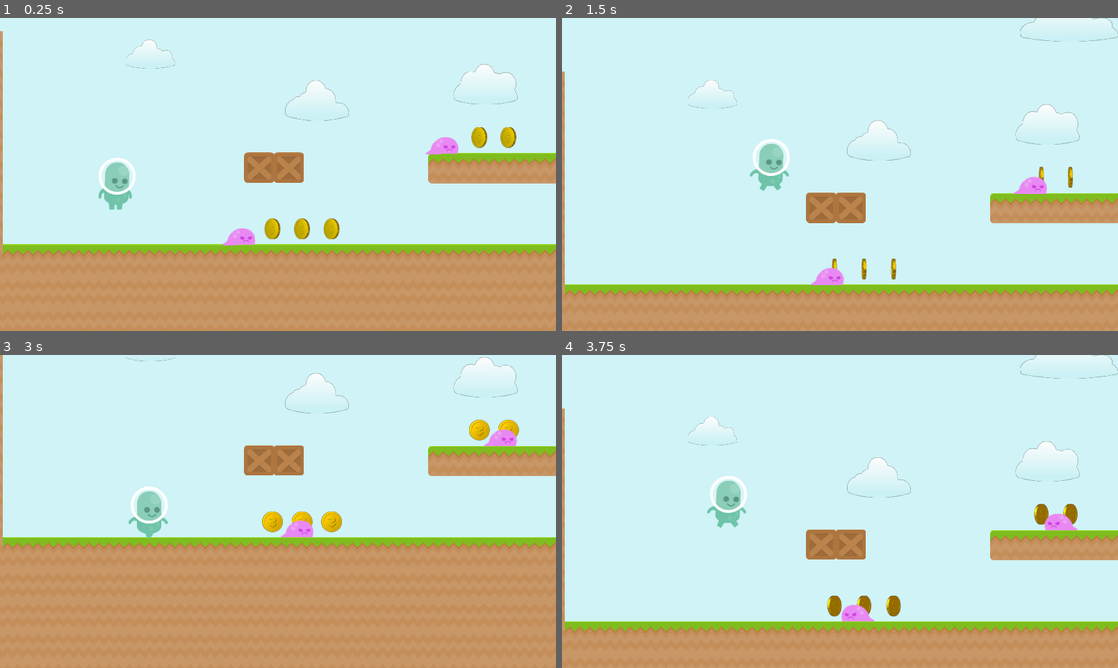
Above: before the commit, frames 1-4 (two rows, left to right).
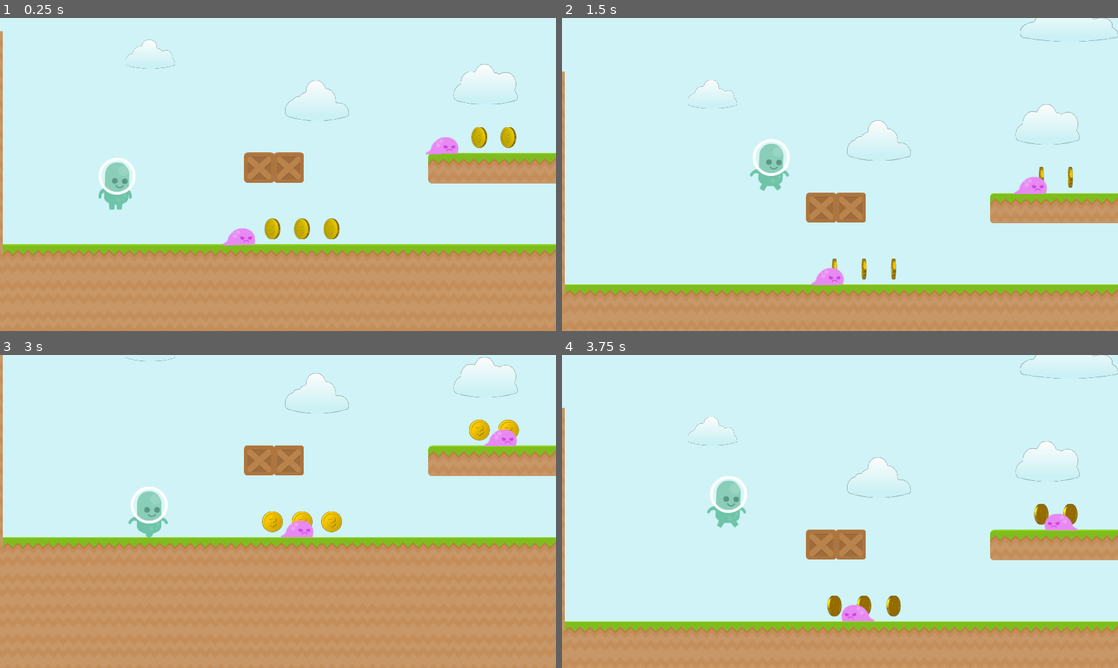
Above: after the commit, the same moments.

Repository: modaslam/super-margo
Game: Godot game, scene res://scenes/game.tscn
Two runs of this game, one before a commit and one after it. Both use one fixed random seed, a clock stepped at 60 frames per second and the inputs below.
Inputs:
- Up to frame 1 (0.25 s): no input
- Up to frame 2 (1.5 s): hold Right (move_right) from 0.53 s (still down); tap Space (jump) at 0.77 s
- Up to frame 3 (3 s): tap Space (jump) at 1.52 s; release Right (move_right) at 2.03 s; hold Left (move_left) 2.03-2.78 s; hold Right (move_right) from 2.78 s (still down)
- Up to frame 4 (3.75 s): keep holding Right (move_right); tap Space (jump) at 3.02 s

Frame 1 is identical in both runs. In frame 2, less than 0.1% of the frame differs, in the area x 44-88%, y 56-86%; in frame 3, less than 0.1%; in frame 4, less than 0.1%, in the area x 0-100%, y 16-56%.

Commit message:
Added moving platform

Diff:
--- a/scenes/game.tscn
+++ b/scenes/game.tscn
@@ -16,6 +16,7 @@
 [ext_resource path="res://scenes/slug.tscn" type="PackedScene" id=14]
 [ext_resource path="res://scripts/game.gd" type="Script" id=15]
 [ext_resource path="res://scenes/dest_block.tscn" type="PackedScene" id=16]
+[ext_resource path="res://scenes/platform.tscn" type="PackedScene" id=17]
 
 [sub_resource type="SpriteFrames" id=1]
 animations = [ {
@@ -49,12 +50,13 @@
 position = Vector2( 265.955, 317.641 )
 z_index = 1
 collision_mask = 2
+collision/safe_margin = 0.01
 script = ExtResource( 8 )
 
 [node name="AnimatedSprite" type="AnimatedSprite" parent="Character"]
 scale = Vector2( 1.3, 1.3 )
 frames = SubResource( 1 )
-frame = 1
+frame = 2
 playing = true
 
 [node name="Shape" type="CollisionShape2D" parent="Character"]
@@ -206,6 +208,10 @@
 
 [node name="DestBlock3" parent="Blocks" instance=ExtResource( 16 )]
 position = Vector2( 1715, 315 )
+
+[node name="Platforms" type="Node2D" parent="."]
+
+[node name="Platform" parent="Platforms" instance=ExtResource( 17 )]
 [connection signal="died" from="Character" to="." method="_on_Character_died"]
 [connection signal="body_entered" from="Character/Feet" to="Character" method="_on_Feet_body_entered"]
 [connection signal="body_entered" from="Character/Body" to="Character" method="_on_Body_body_entered"]
--- /dev/null
+++ b/scenes/platform.tscn
@@ -0,0 +1,37 @@
+[gd_scene load_steps=6 format=2]
+
+[ext_resource path="res://assets/tiles/grassCliffLeft.png" type="Texture" id=1]
+[ext_resource path="res://assets/tiles/grassCliffRight.png" type="Texture" id=2]
+[ext_resource path="res://assets/tiles/grassMid.png" type="Texture" id=3]
+[ext_resource path="res://scripts/plat_move.gd" type="Script" id=4]
+
+[sub_resource type="Curve2D" id=1]
+_data = {
+"points": PoolVector2Array( 0, 0, 0, 0, -3.55957, -1.27798, -229, -7, 229, 7, 322.969, -247.432, 0, 0, 0, 0, 626.532, -12.8216 )
+}
+
+[node name="Platform" type="Path2D"]
+position = Vector2( 1482.76, 203.238 )
+curve = SubResource( 1 )
+
+[node name="Follow" type="PathFollow2D" parent="."]
+position = Vector2( -3.55957, -1.27798 )
+rotate = false
+
+[node name="Body" type="KinematicBody2D" parent="Follow"]
+collision_layer = 2
+script = ExtResource( 4 )
+
+[node name="Sprite1" type="Sprite" parent="Follow/Body"]
+position = Vector2( -70, 0 )
+texture = ExtResource( 1 )
+
+[node name="Sprite2" type="Sprite" parent="Follow/Body"]
+texture = ExtResource( 3 )
+
+[node name="Sprite3" type="Sprite" parent="Follow/Body"]
+position = Vector2( 70, 0 )
+texture = ExtResource( 2 )
+
+[node name="Polygon" type="CollisionPolygon2D" parent="Follow/Body"]
+polygon = PoolVector2Array( -104.738, -34.9962, 104.309, -34.6755, 104.871, -8.5783, 100.661, 5.17186, 87.4724, 19.2026, 67.2681, 29.0242, 40.0484, 34.3559, -41.8914, 34.6365, -64.6212, 30.1466, -81.4582, 23.1312, -94.0858, 13.5903, -100.54, 4.61063, -105.03, -7.73645 )
--- /dev/null
+++ b/scripts/plat_move.gd
@@ -0,0 +1,21 @@
+extends KinematicBody2D
+
+
+# 1 is right, -1 is left
+var direction = -1
+
+# Called when the node enters the scene tree for the first time.
+func _ready():
+	pass # Replace with function body.
+
+# delta is time between frames
+func _physics_process(delta):
+	var new_offset = get_parent().get_unit_offset() + delta*direction*0.2
+	if direction == 1 and new_offset >= 0.99999:
+		direction = -1
+		get_parent().set_unit_offset(0.9999)
+	elif direction == -1 and new_offset <= 0:
+		direction = 1
+		get_parent().set_unit_offset(0)
+	else:
+		get_parent().set_unit_offset(new_offset)
Not shown: 1 places in scenes/game.tscn that only renumber resources
